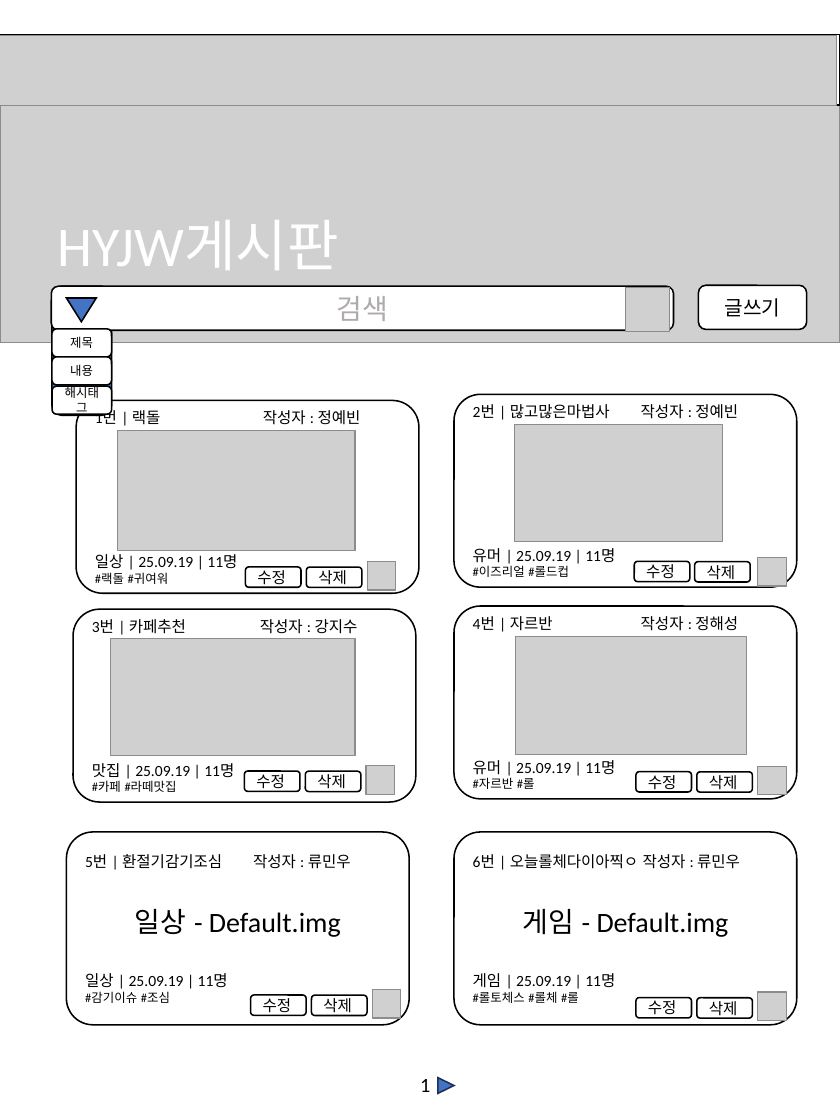
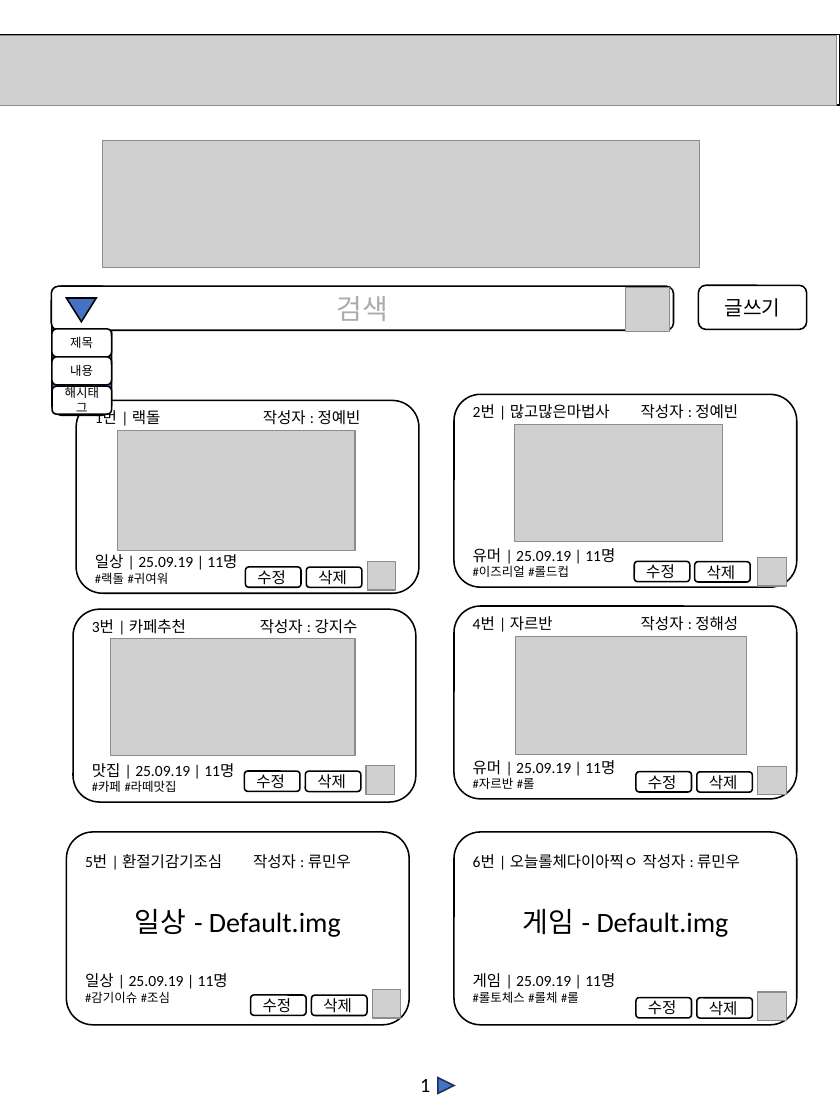
Before and after one commit to minwoo0818/-HaeYeJiWoo-, a slide deck: slide 1 of 문서/화면 설계서 정의/메인페이지 강지수.pptx. Drawn at 840x1120 pixels with LibreOffice and Linux fonts; fonts in the diff are those of the drawing; grey boxes stand for pictures. Boxes give left, top, right and bottom in pixels: in the first picture for what was removed or moved away, otherwise in the second. Text is boxed around its words. In the diff, an @@ line names an element or a change of style, - is before the commit and + after.

```diff
--- a/문서/화면 설계서 정의/메인페이지 강지수.pptx
+++ b/문서/화면 설계서 정의/메인페이지 강지수.pptx
@@ picture removed at <box>0,104,840,343</box> @@
@@ picture added at <box>103,141,700,268</box> @@
@@ text removed at <box>58,220,339,270</box> @@
-HYJW게시판
```
Also in this commit, not shown: 1 slide added, 1 other file.
